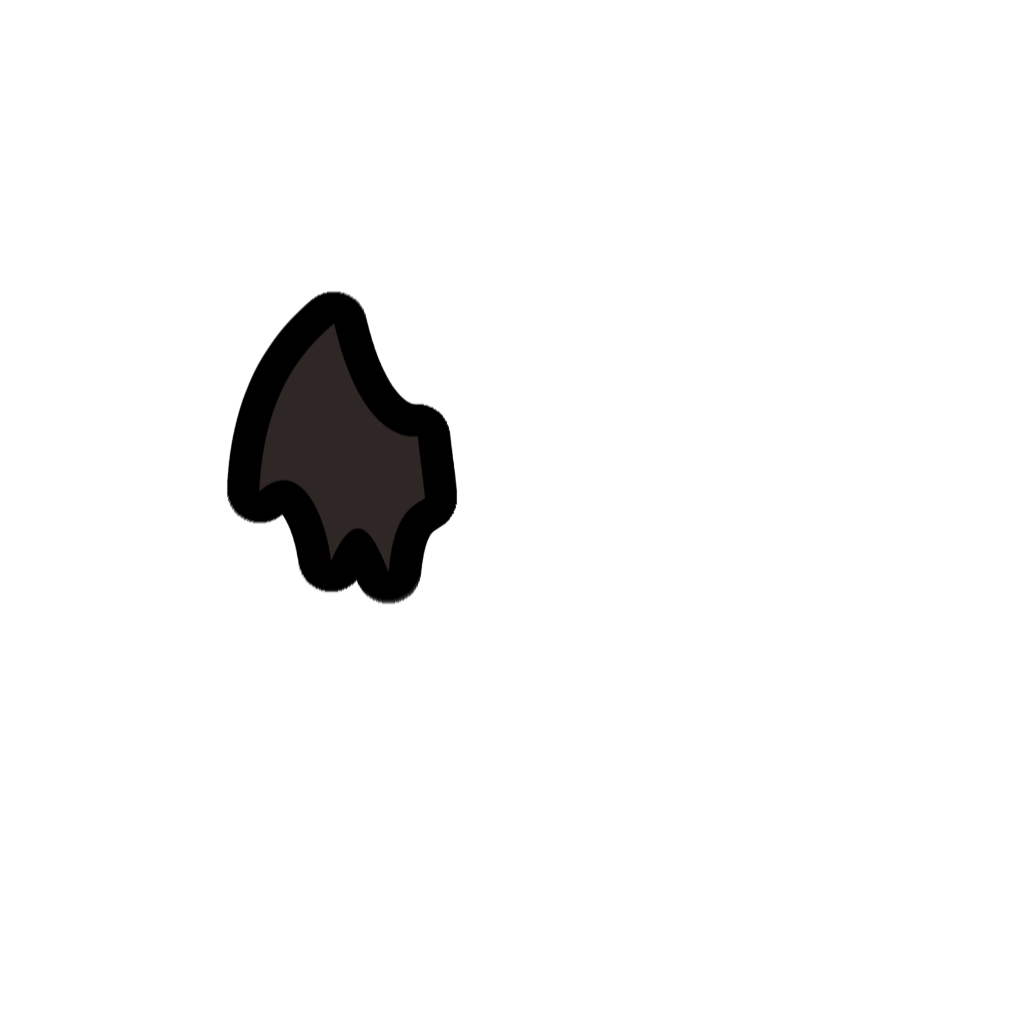
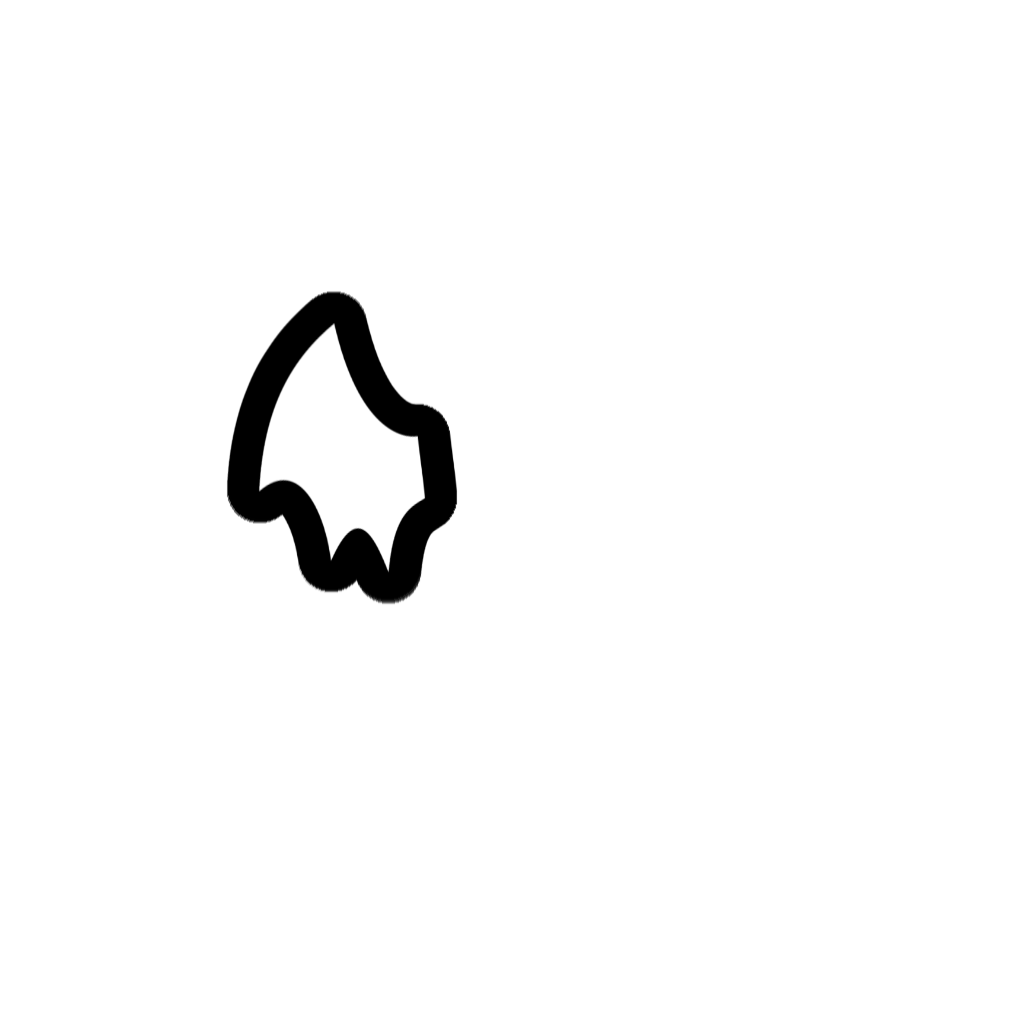
Revision of a layered 1024 × 1024 image; what changed, layer by layer:
painted on "Wings copy", masked it over left=258, top=322, right=426, bottom=573